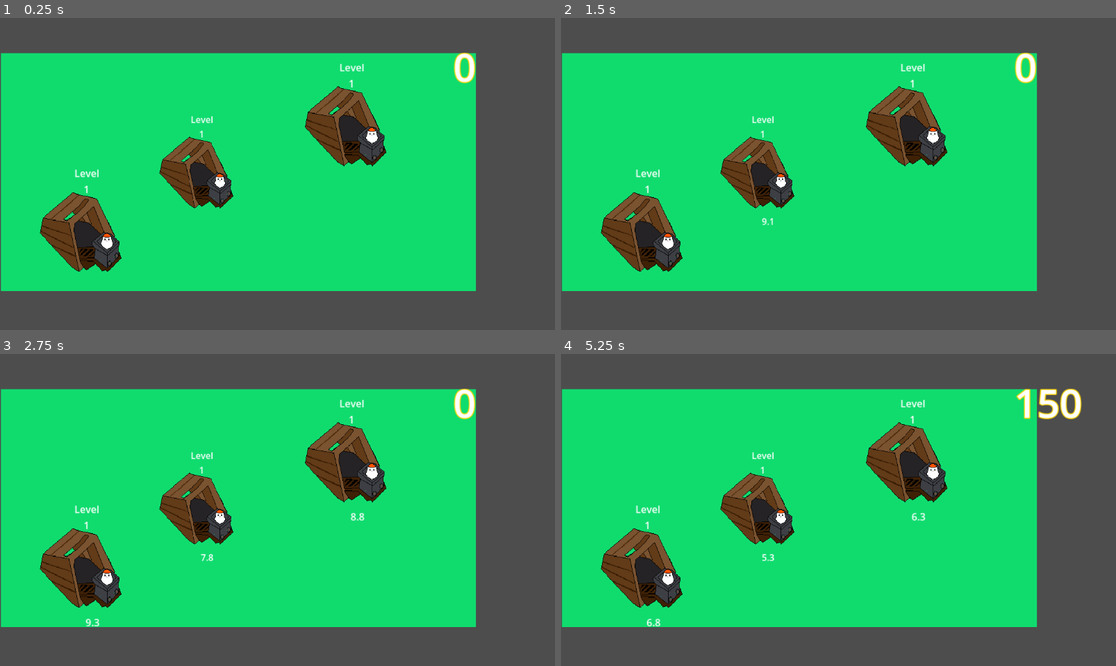
Above: before the commit, frames 1-4 (two rows, left to right).
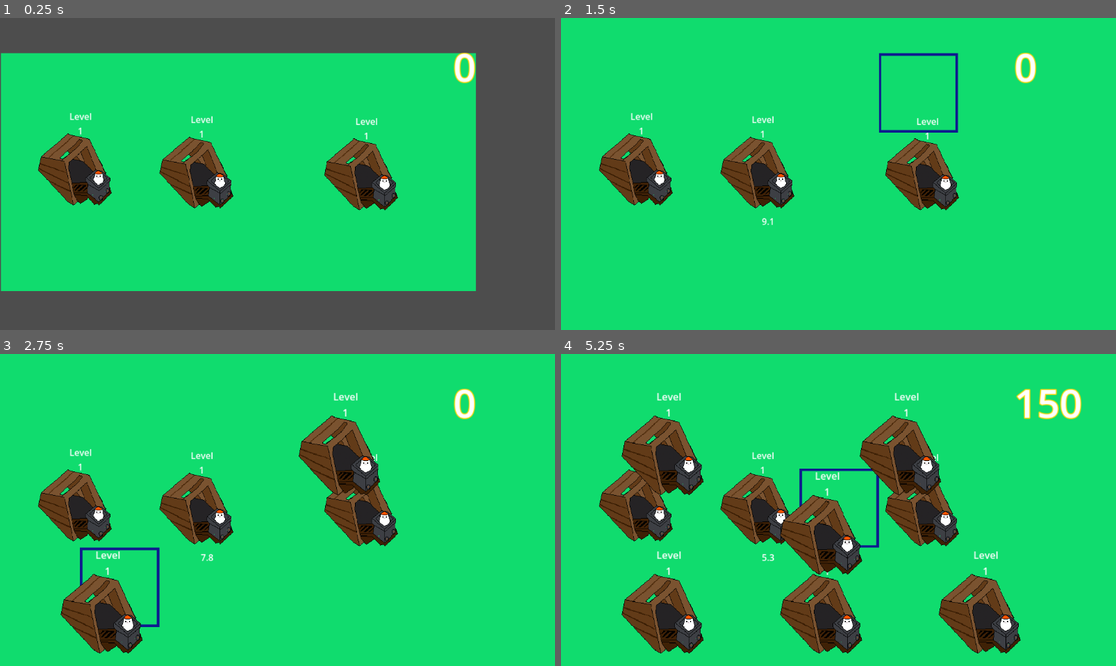
Above: after the commit, the same moments.

Repository: savakujundzic/cats
Game: Godot game, scene res://scenes/main.tscn
The game is run twice, just before and just after one commit, with the same random seed, the same clock (stepped at 60 frames per second) and the same inputs.
Inputs (mouse positions are in pixels of both pictures, inside the frame that each line leads up to):
- Up to frame 1 (0.25 s): no input
- Up to frame 2 (1.5 s): tap Enter at 0.5 s; move the mouse to (766, 174) at 0.52 s; click (766, 174) at 0.6 s; tap A (add_mines, bound only after the commit) at 0.8, 1.35 s; tap Space at 1.25 s; move the mouse to (916, 130) at 1.27 s
- Up to frame 3 (2.75 s): click (355, 466) at 1.55 s; tap Enter at 2 s; move the mouse to (88, 572) at 2.02 s; click (88, 572) at 2.1 s; tap A (add_mines, bound only after the commit) at 2.3 s
- Up to frame 4 (5.25 s): move the mouse to (810, 572) at 2.77 s; tap A (add_mines, bound only after the commit) at 2.85, 3.8, 4.35 s; click (810, 572) at 3.05 s; tap Space at 3.5 s; move the mouse to (1005, 556) at 3.52 s; click (1005, 556) at 3.6 s; move the mouse to (672, 463) at 4.27 s; click (672, 463) at 4.55 s; move the mouse to (866, 510) at 5.02 s; click (866, 510) at 5.1 s

The runs differ from the first frame. In frame 1, 8.3% of the frame differs, in the area x 6-72%, y 14-82%; in frame 2, 44%; in frame 3, 44%; in frame 4, 51%, in the area x 0-100%, y 0-100%.

Commit message:
when u press A u enter build mode

Diff:
--- a/project.godot
+++ b/project.godot
@@ -26,6 +26,11 @@
 "events": [Object(InputEventMouseButton,"resource_local_to_scene":false,"resource_name":"","device":-1,"window_id":0,"a …(253 unchanged characters)…
 ]
 }
+add_mines={
+"deadzone": 0.5,
+"events": [Object(InputEventKey,"resource_local_to_scene":false,"resource_name":"","device":-1,"window_id":0,"alt_pressed":false,"shift_pressed":false,"ctrl_pressed":false,"meta_pressed":false,"pressed":false,"keycode":0,"physical_keycode":65,"key_label":0,"unicode":97,"echo":false,"script":null)
+]
+}
 
 [input_devices]
 
--- /dev/null
+++ b/scenes/TileMap.gd
@@ -0,0 +1,47 @@
+extends TileMap
+
+
+@onready var main = $".."
+var mine_position
+var gridsize = 10
+var dictionary = {}
+var selectedtile
+var add_mines_pressed :bool = false
+
+
+
+func _physics_process(delta):
+	# You have to check if add_mines is pressed and if it is the bool
+	# add_mines_pressed returns true
+	if Input.is_action_just_pressed("add_mines"):
+		add_mines_pressed = true
+		for x in gridsize:
+			for y in gridsize:
+				dictionary[str(Vector2(x, y))] = {
+					"Type" = "Grass"
+				}
+				set_cell( 0, Vector2(x, y), 1, Vector2i(1, 0), 0)
+		#gets access to a tile that the mouse is on top off
+
+	MoveMouse()
+
+func MoveMouse():
+	# you check if add_mines_pressed is true and if you click left click and then it adds mine
+	if add_mines_pressed == true and Input.is_action_just_pressed("LeftClick") :
+		var mine = preload("res://scenes/mine.tscn")
+		var mine_instance = mine.instantiate()
+		mine_position = Vector2(selectedtile)
+		mine_instance.position = mine_position
+		mine_instance.add_to_group("mine", true)
+		main.add_child(mine_instance)
+
+
+func _process(delta):
+	var tile = local_to_map(get_global_mouse_position())
+	selectedtile = map_to_local(tile)
+	for x in gridsize:
+		for y in gridsize:
+			erase_cell(1, Vector2(x, y))
+		# sets the tile to grass_selected
+	if dictionary.has(str(tile)):
+		set_cell(1, tile, 2, Vector2i(0, 0), 0)
--- a/scenes/main.tscn
+++ b/scenes/main.tscn
@@ -6,6 +6,7 @@
 [ext_resource type="PackedScene" uid="uid://brqv464oudtwk" path="res://scenes/mine.tscn" id="2_v88sx"]
 [ext_resource type="Texture2D" uid="uid://cyaog2nc7i8md" path="res://assets/grasstileset128x128.png" id="4_ysp8f"]
 [ext_resource type="Texture2D" uid="uid://bwor5k13ne34v" path="res://assets/grass_selected.png" id="5_wcxy1"]
+[ext_resource type="Script" path="res://scenes/TileMap.gd" id="7_af266"]
 
 [sub_resource type="TileSetAtlasSource" id="TileSetAtlasSource_3mv42"]
 texture = ExtResource("4_ysp8f")
@@ -1575,15 +1576,18 @@
 position = Vector2(470, 282)
 scale = Vector2(0.9, 0.9)
 
+[node name="Mine2" parent="." instance=ExtResource("2_v88sx")]
+position = Vector2(274, 277)
+scale = Vector2(0.9, 0.9)
+
+[node name="Mine3" parent="." instance=ExtResource("2_v88sx")]
+position = Vector2(736, 285)
+scale = Vector2(0.9, 0.9)
+
 [node name="TileMap" type="TileMap" parent="."]
 show_behind_parent = true
 tile_set = SubResource("TileSet_20msi")
 format = 2
 layer_0/tile_data = PackedInt32Array(65537, 65537, 0, 131073, 65537, 0, 196609, 65537, 0, 196610, 65537, 0, 196611, 655 …(235 unchanged characters)…
 layer_1/tile_data = PackedInt32Array()
-
-[node name="Mine2" parent="." instance=ExtResource("2_v88sx")]
-position = Vector2(714, 203)
-
-[node name="Mine3" parent="." instance=ExtResource("2_v88sx")]
-position = Vector2(286, 374)
+script = ExtResource("7_af266")
Not shown: 1 places in scenes/main.tscn that only renumber resources
